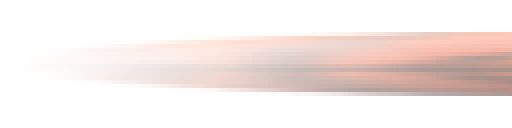
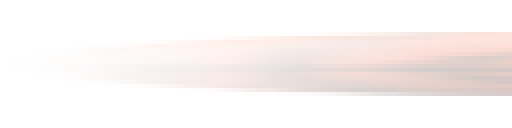
The second 512×128 image is a revision of the first. Changes to its layers:
pixels changed over (x1=40, y1=32, x2=512, y2=96) (layer not identified)
